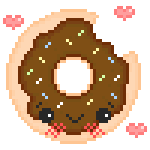
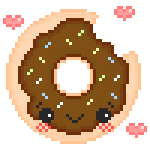
Before/after of a 150 × 150 layered artwork. What changed in the layer stack:
hid "blush" over <box>45,123,105,138</box>
added layer "blush2" in group "face" over <box>36,123,114,132</box>
